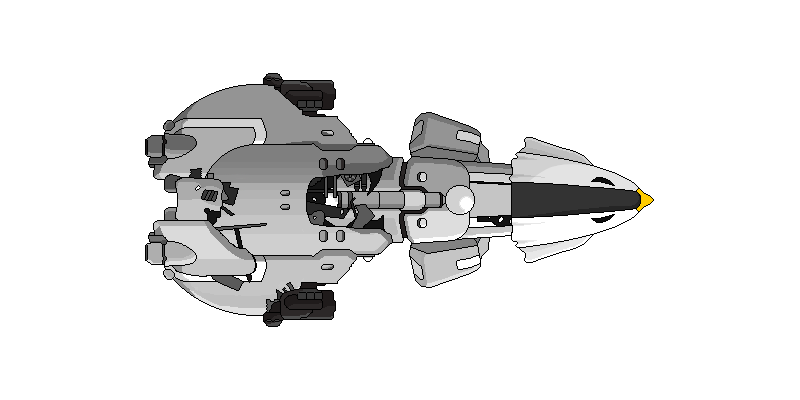
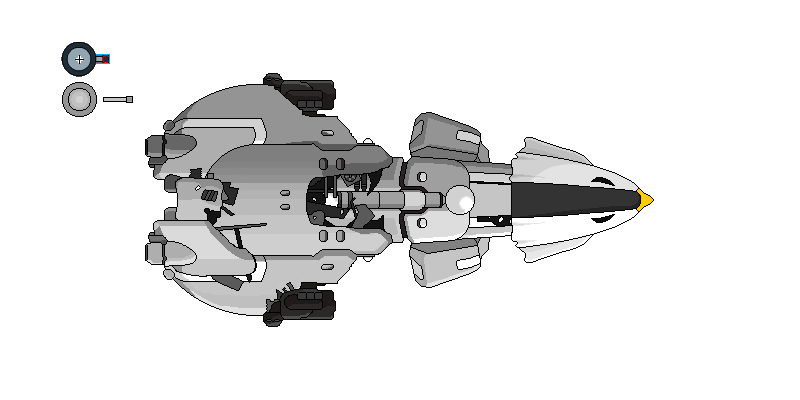
Layered file, before and after one edit (800x400). Changes by layer:
added layer "nozzle" above "turret" over [left=103, top=96, right=133, bottom=103]
added layer "turret" above "ref" over [left=62, top=82, right=97, bottom=117]
added layer "ref" above "part5" over [left=61, top=42, right=110, bottom=77]
